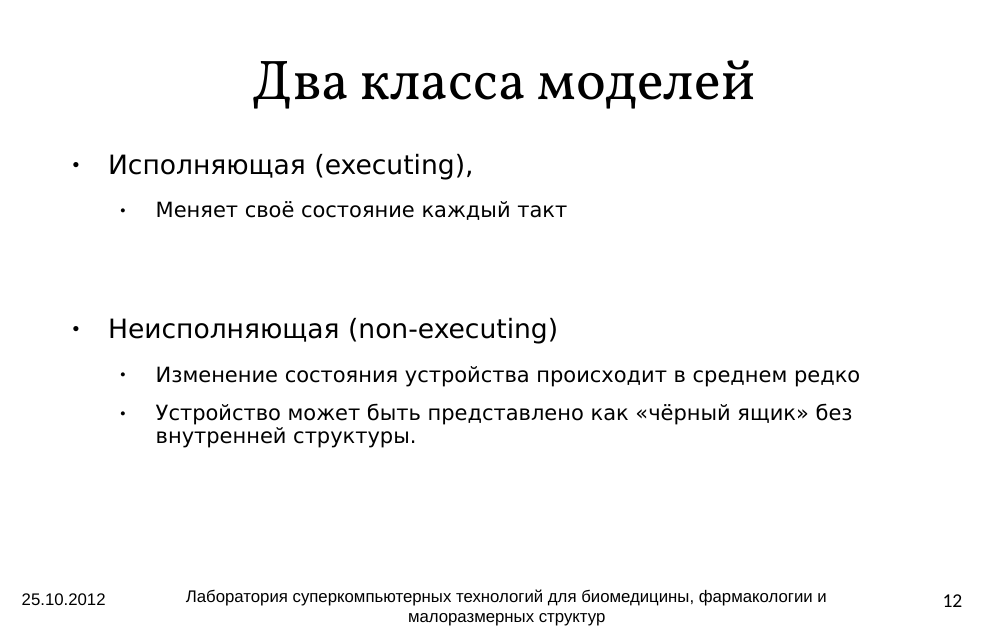
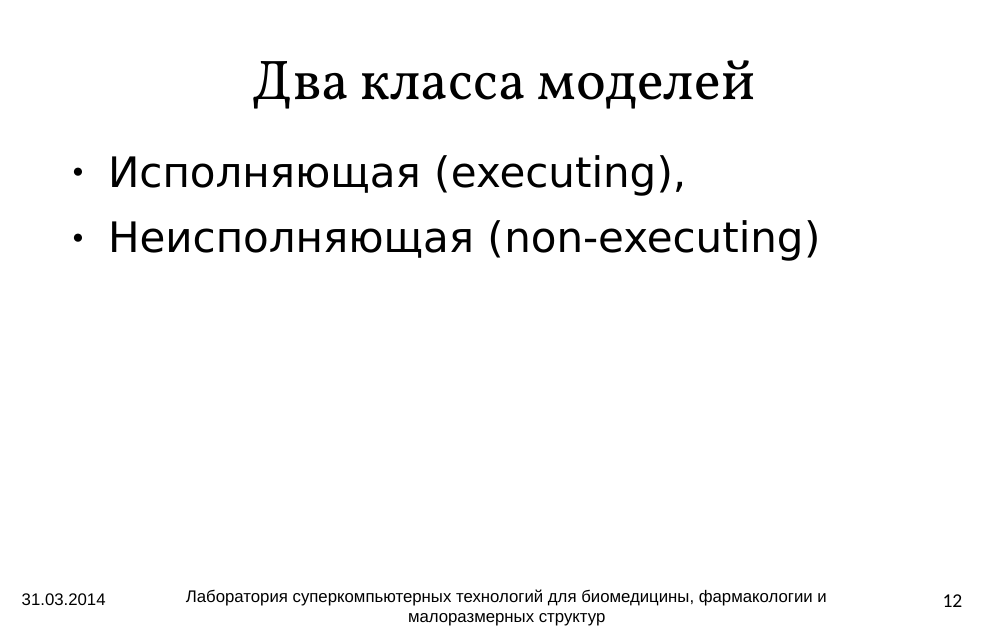
Before and after one commit to atakua/simlectures-archive, a slide deck: slide 12 of lecture05-des/lecture05-des.odp. Drawn at 1008x627 pixels with LibreOffice and Linux fonts; fonts in the diff are those of the drawing; background and template pictures are left out. Boxes give left, top, right and bottom in pixels: in the first picture for what was removed or moved away, otherwise in the second. Text is boxed around its words. In the diff, an @@ line names an element or a change of style, - is before the commit and + after.

Commit message:
Updated lecture des

```diff
--- a/lecture05-des/lecture05-des.odp
+++ b/lecture05-des/lecture05-des.odp
@@ text "Исполняющая (executing)," at (108,155,820,261): size 19 to 30 pt @@
@@ text at (156,201,567,220): paragraph removed @@
-  ● Меняет своё состояние каждый такт
@@ text at (156,366,860,448): paragraphs removed @@
-  ● Изменение состояния устройства происходит в среднем редко
-  ● Устройство может быть представлено как «чёрный ящик» без внутренней структуры.
@@ text at (22,593,106,605): text changed @@
-25.10.2012
+31.03.2014
```
Also in this commit, not shown: 28 other slides changed, 1 slide added, 2 slides removed, 1 other file.
